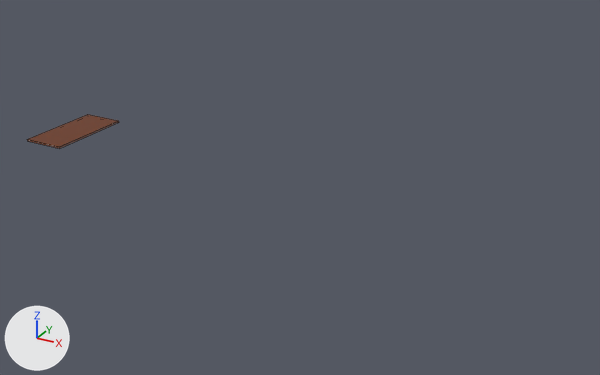
What one commit did to the Blender file models/ground.blend.
One viewpoint serves both versions: a camera (50 mm lens) standing at (235.3, -236.9, 115.3) and looking at (103.4, 3.1, -4.7). Arrows for +X, +Y and +Z are at lower left; the lights stay in place. Mesh edges are drawn as thin lines.
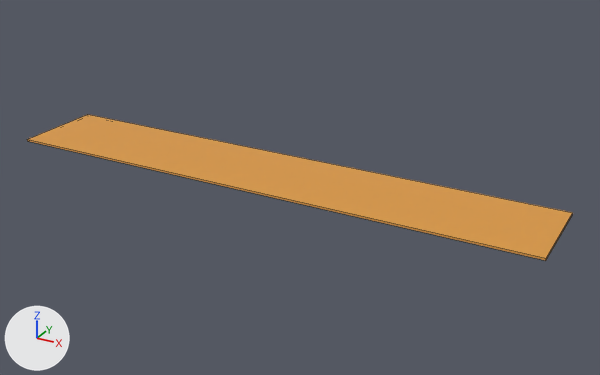
The newer file is also turned or shifted as a whole; pictures and numbers use the older file's frame.

What differs and where, as boxes (x1, y1, x2, y2) in the pictures (600 x 375 px):
'Cube-', recoloured, moved, rescaled (brown to orange, 488% wider, 332% taller)
    before: (27, 115, 119, 148)
    after: (27, 115, 573, 261)

Patch to the scene script:
```diff
--- a/models/ground.blend.py
+++ b/models/ground.blend.py
@@ mat_material_001 @@
 mat_material_001 = principled_material('Material.001')
-mat_material_001.base_color = (0.147, 0.03, 0.00187)  # brown #6b3006
+mat_material_001.base_color = (0.736, 0.327, 0.0522)  # orange #df9b41
@@ ob_cube @@
 ob_cube = bpy.data.objects.new('Cube-', me_cube_001)
-ob_cube.location = (0.0, 0.0, 0.0)
-ob_cube.scale = (1.76, 1.75, 1.0)
+ob_cube.location = (93.5, 0.0, 0.0)
+ob_cube.scale = (21.1, 1.75, 1.0)
```
